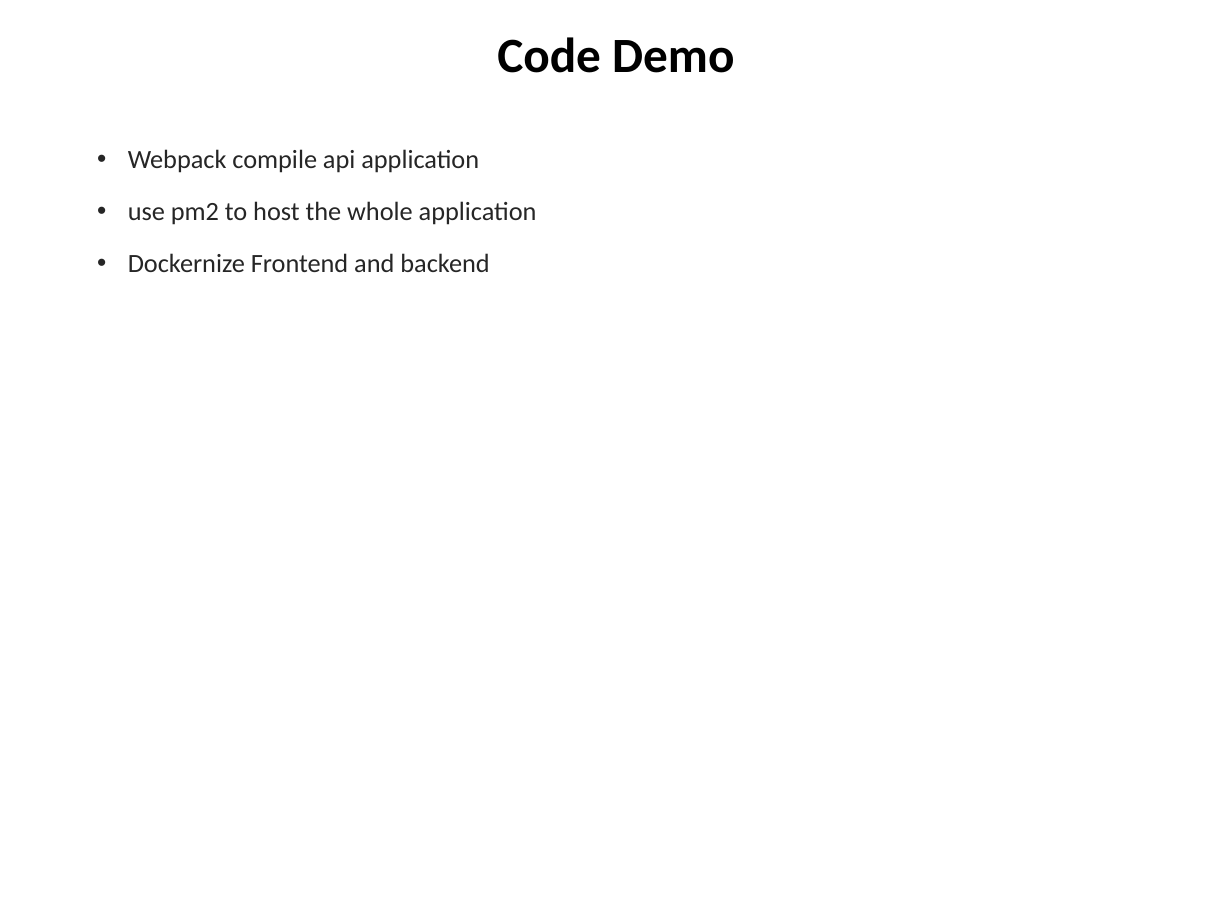
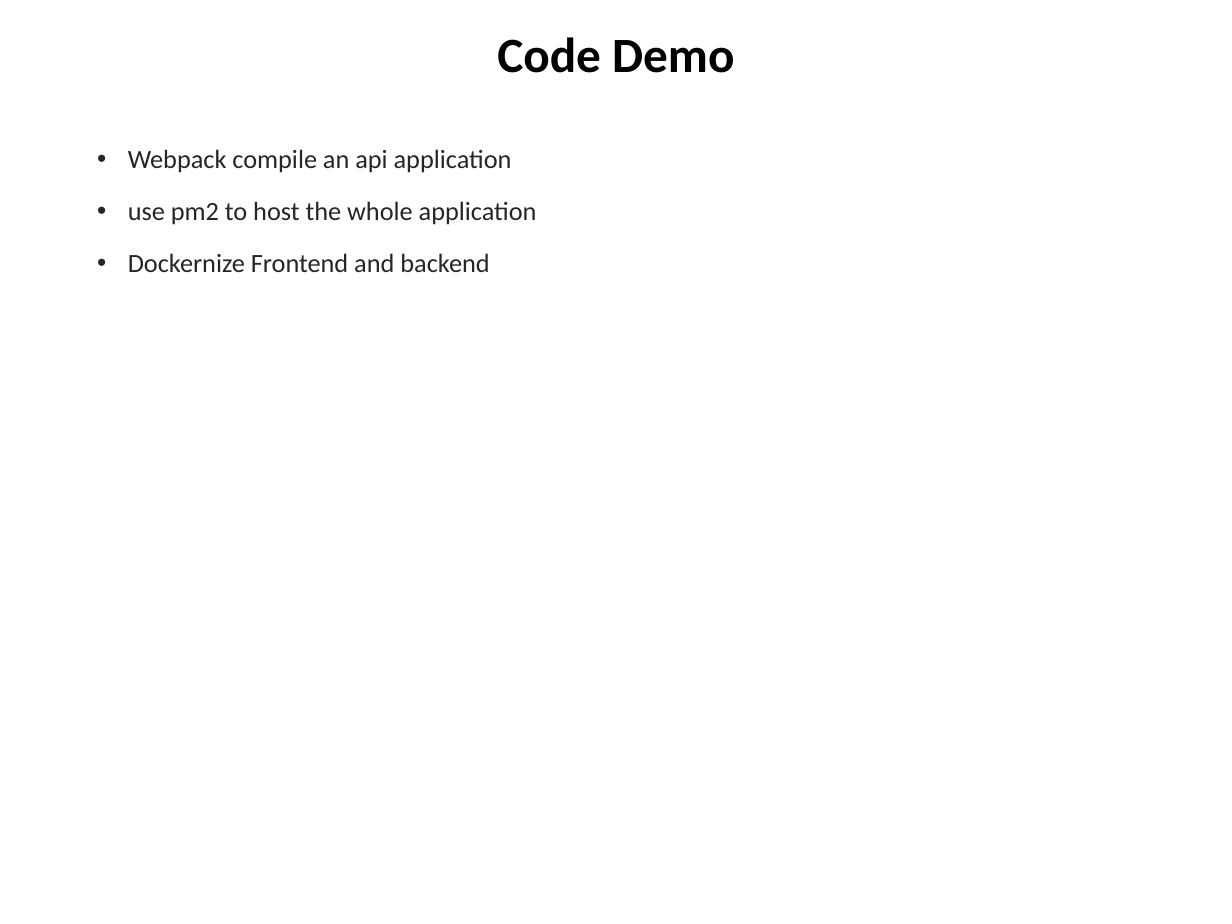
Before and after one commit to chuacw/SGUS-Slides, a slide deck: slide 13 of BCI - Batch2 - Day12 - Webpack http server and production.pptx. Drawn at 1232x924 pixels with LibreOffice and Linux fonts; fonts in the diff are those of the drawing. Boxes give left, top, right and bottom in pixels: in the first picture for what was removed or moved away, otherwise in the second. Text is boxed around its words. In the diff, an @@ line names an element or a change of style, - is before the commit and + after.

```diff
--- a/BCI - Batch2 - Day12 - Webpack http server and production.pptx
+++ b/BCI - Batch2 - Day12 - Webpack http server and production.pptx
@@ text at [128,149,512,173]: text changed @@
-• Webpack compile api application
+• Webpack compile an api application
```
Also in this commit, not shown: 3 other files.
